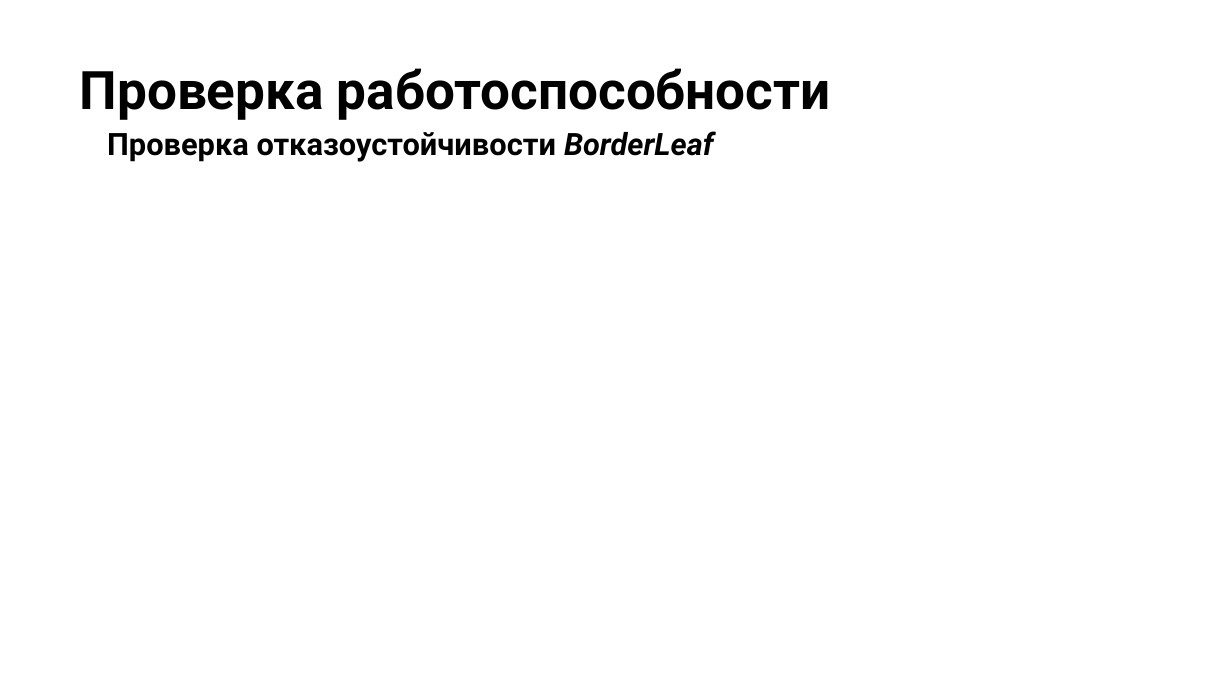
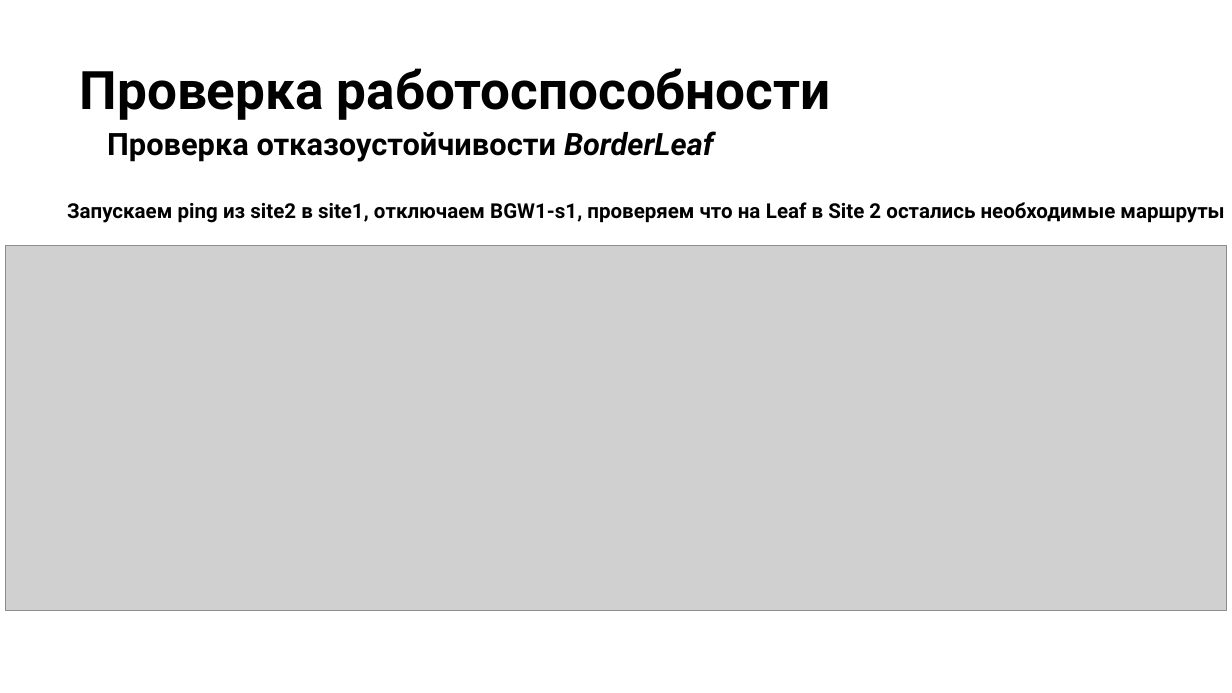
Before and after one commit to Danilovich89/otus_DC_design, a slide deck: slide 17 of lab_09_Solovyev_project/презентация.pptx. Drawn at 1232x693 pixels with LibreOffice and Linux fonts; fonts in the diff are those of the drawing; grey boxes stand for pictures; background and template pictures are left out. Boxes give left, top, right and bottom in pixels: in the first picture for what was removed or moved away, otherwise in the second. Text is boxed around its words. In the diff, an @@ line names an element or a change of style, - is before the commit and + after.

```diff
--- a/lab_09_Solovyev_project/презентация.pptx
+++ b/lab_09_Solovyev_project/презентация.pptx
@@ text added at [67,202,1224,223], 12 pt, text #000000, bold @@
+Запускаем ping из site2 в site1, oтключаем BGW1-s1, проверяем что на Leaf в Site 2 остались необходимые маршруты
@@ picture added at [5,245,1226,610] @@
```
Also in this commit, not shown: 7 other slides changed, 2 slides added, 1 slide removed.
